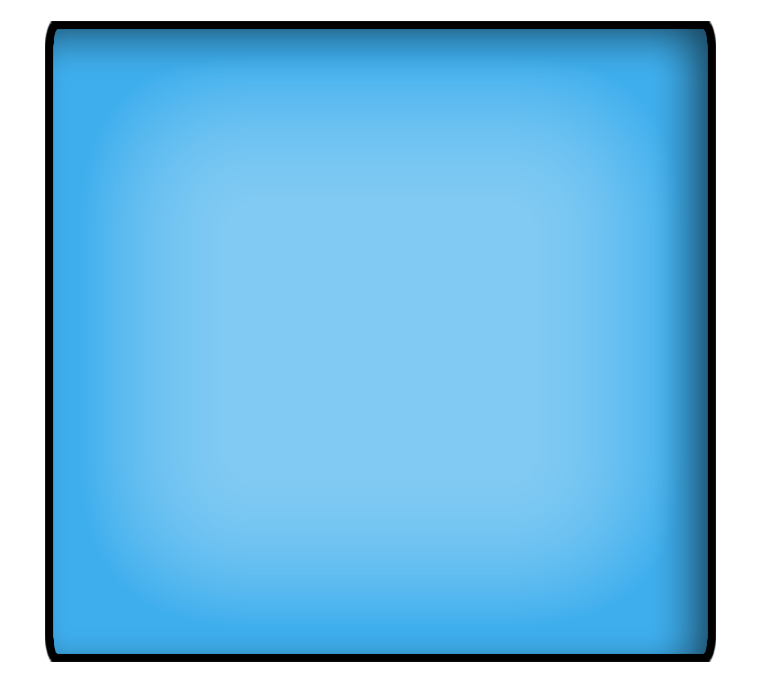
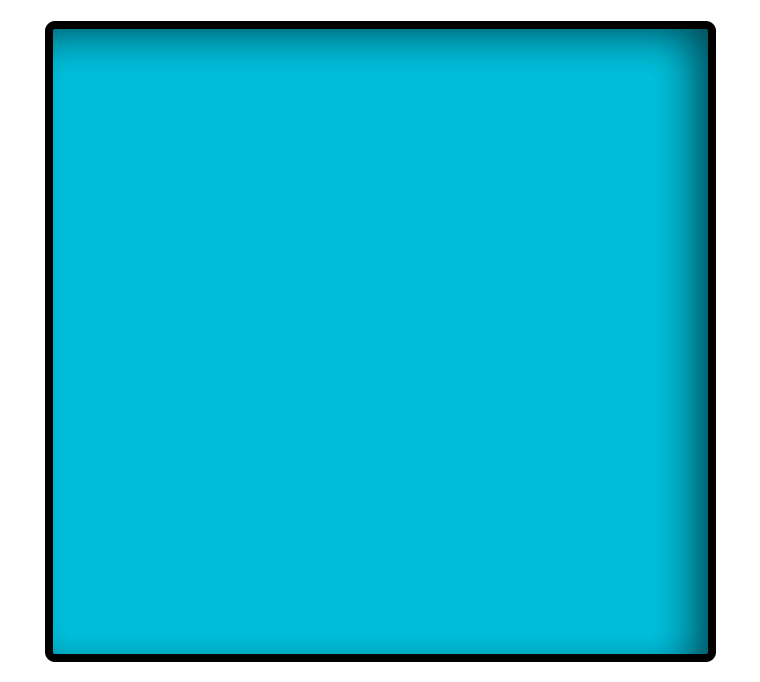
Two versions of the same layered image (760px x 682px). Layer-by-layer changes:
added layer "Rounded Rectangle 2" above "Rounded Rectangle 1 copy" over (45, 21, 716, 662)
hid "Rounded Rectangle 1 copy" over (45, 21, 716, 662)
